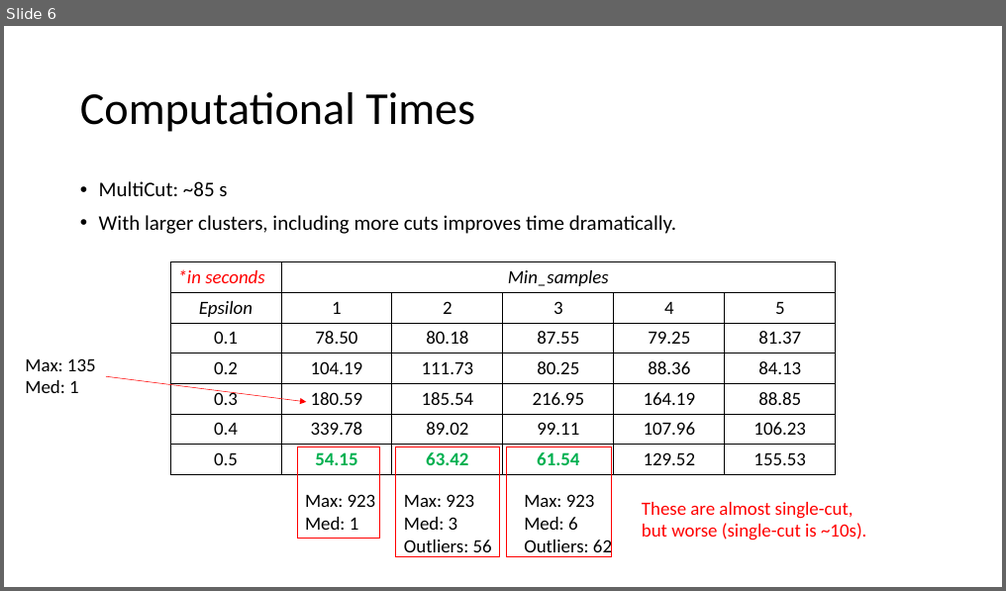
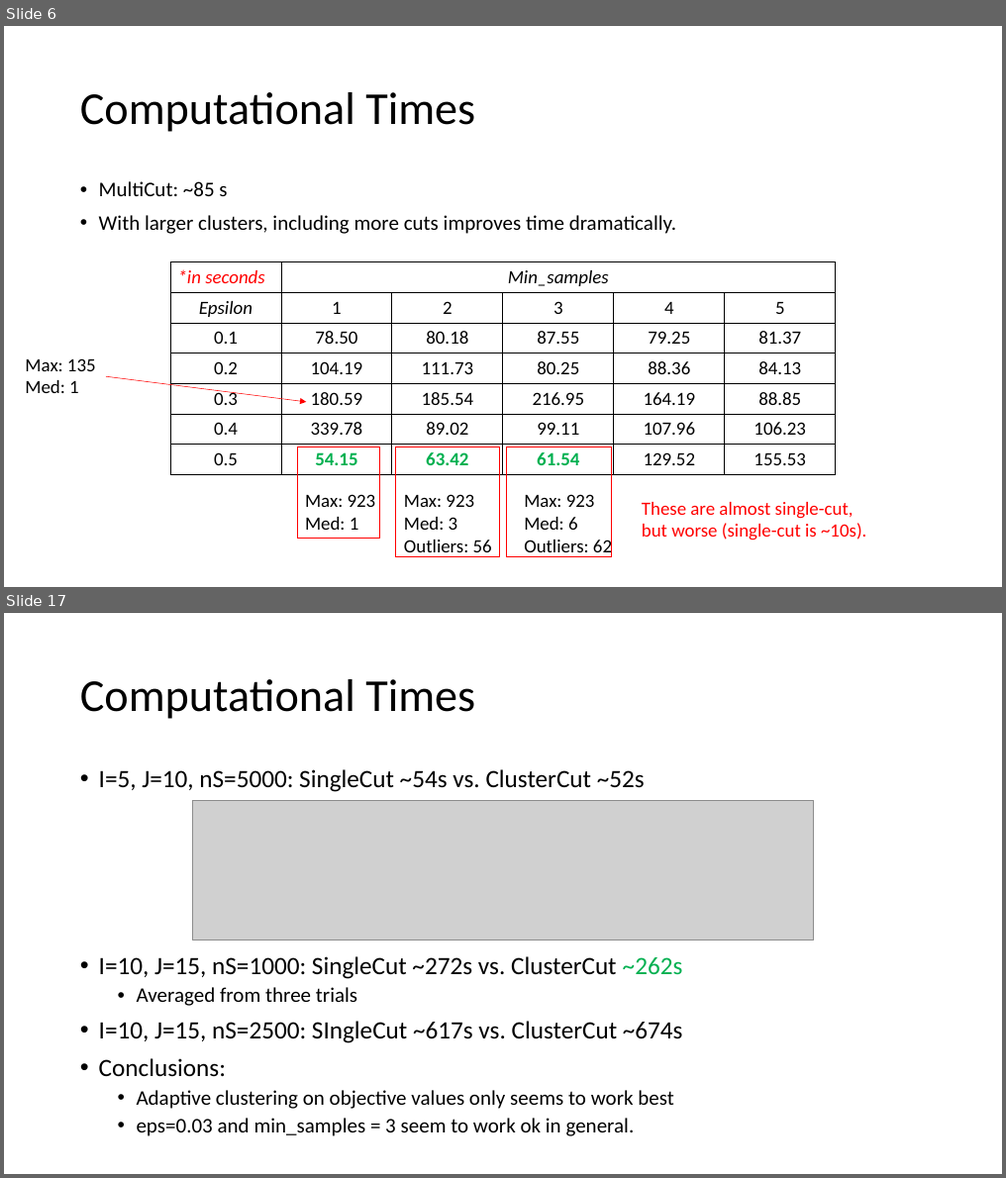
Before and after one commit to parkjan4/SPRO_project, a slide deck: preliminary_results.pptx. Shown one above the other, each under a label of ours: slide 6 before the commit, slides 6 and 17 after it; the slides between them are not shown. The pictures are 1006x591 and 1006x1178 pixels, drawn with LibreOffice and Linux fonts; fonts in the diff are those of the drawing; grey boxes stand for pictures. Boxes give left, top, right and bottom in pixels: in the first picture for what was removed or moved away, otherwise in the second. Text is boxed around its words. In the diff, an @@ line names an element or a change of style, - is before the commit and + after.

```diff
--- a/preliminary_results.pptx
+++ b/preliminary_results.pptx
@@ slide 17 added at bbox=[4, 613, 1002, 1174], background #FFFFFF @@
@@ title added at bbox=[80, 679, 475, 719], 44 pt, text #000000 @@
+Computational Times
@@ text added at bbox=[99, 769, 683, 1137], 24 pt, text #000000 @@
+• I=5, J=10, nS=5000: SingleCut ~54s vs. ClusterCut ~52s
+• I=10, J=15, nS=1000: SingleCut ~272s vs. ClusterCut ~262s
+  • Averaged from three trials
+• I=10, J=15, nS=2500: SIngleCut ~617s vs. ClusterCut ~674s
+• Conclusions:
+  • Adaptive clustering on objective values only seems to work best
+  • eps=0.03 and min_samples = 3 seem to work ok in general.
@@ picture added at bbox=[193, 800, 814, 941] @@
```
Also in this commit, not shown: 10 other slides added, 6 other files.
